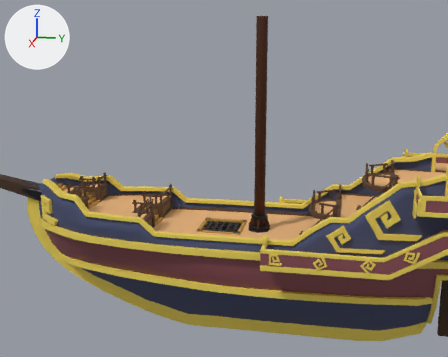
An edit to the Blender file Pirate Ship Series/Series Part 2 - Starting Point/Simple Ship - Part 2 - STARTING POINT.blend, drawn before and after from the same camera.
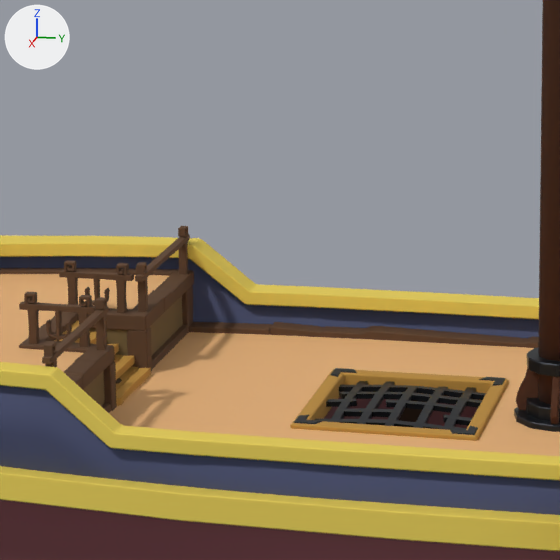
Each version appears first from a 50 mm lens placed at (70.4, 4.9, 25.8), pointed at (-5.7, -10.3, 6.7), and next in a close-up on the part from 28% to 58% of the width and 37% to 74% of the height. Lighting does not change. The marker at upper left points along +X, +Y and +Z.

Names of what the first close-up shows: 'Bands - Side', 'Cargo Hold Hatch', 'Hand Rails', 'Hull (With Window Cutout).001', 'Mast -- Center', 'Ship - Railings', 'Stairs - To Front Middle', 'Story - Main Deck', 'Trim (Floors Corners)'.
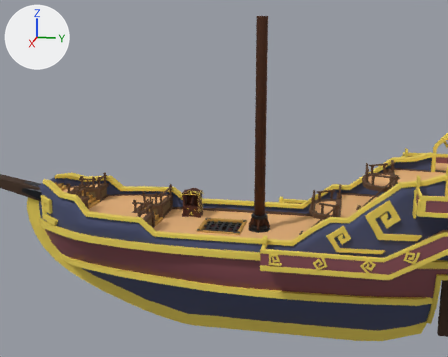
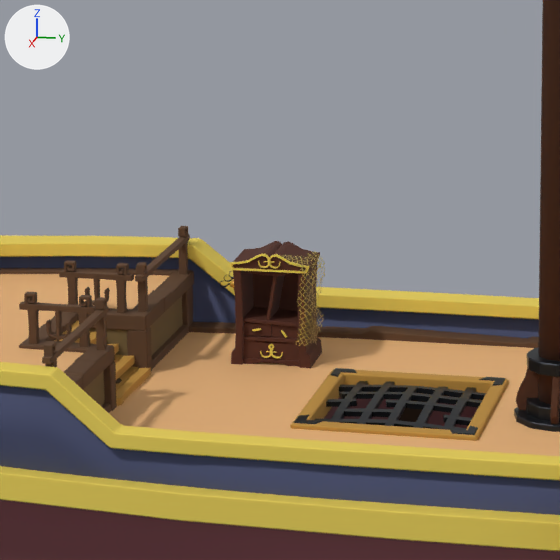
Boxes [x1, y1, x2, y2] around the edits, measured in the close-ups (560 x 560 px):
'Armoire.001', added (brown): after [220, 241, 325, 368]
    faces in mat_armoire_wood (brown #4e2311): [231, 241, 322, 368]
    faces in mat_armoire_rope_net: [280, 251, 325, 346]
    faces in mat_trim___railings (yellow #e7ce56): [229, 253, 309, 273]
'Armoire - Bottom Drawer.001', added (brown): after [243, 341, 299, 361]
    faces in mat_armoire_wood (brown #4e2311): [243, 341, 299, 361]
'Armoire - Left Drawer.001', added: after [244, 322, 272, 336]
    faces in mat_armoire_wood (brown #4e2311): [244, 322, 272, 336]
'Armoire - Right Drawer.001', added: after [272, 325, 298, 339]
    faces in mat_armoire_wood (brown #4e2311): [272, 325, 298, 339]

What changed in the scene script:
```text
Add img_rope_net_png:
    img_rope_net_png = load_image('Rope Net.png', 'Rope Net.png', 1024, 1024, 'sRGB')
Add mat_armoire_wood:
    mat_armoire_wood = principled_material('Armoire Wood')
    mat_armoire_wood.base_color = (0.0756, 0.0165, 0.00553)  # brown #4e2311
    mat_armoire_wood.roughness = 0.79
Add mat_armoire_rope_net:
    mat_armoire_rope_net = bpy.data.materials.new('Armoire Rope Net')
    # uses the picture img_rope_net_png
Add mat_material_001:
    mat_material_001 = principled_material('Material.001')
    mat_material_001.base_color = (0.801, 0.452, 0.075)  # orange #e7b34d
    mat_material_001.metallic = 0.583
    mat_material_001.roughness = 0.167
Add me_plane_054:
    me_plane_054.from_pydata(...)  # 64 vertices, 55 faces; spans x 0.011..0.879, y -0.732..0.543, z 0.854..1.227
    # faces by material slot: [34, 21]
    me_plane_054.materials.append(mat_armoire_wood)  # brown #4e2311
    me_plane_054.materials.append(mat_trim___railings)  # yellow #e7ce56
Add me_plane_053:
    me_plane_053.from_pydata(...)  # 64 vertices, 55 faces; spans x -0.879..-0.011, y -0.732..0.543, z 0.854..1.227
    # faces by material slot: [34, 21]
    me_plane_053.materials.append(mat_armoire_wood)  # brown #4e2311
    me_plane_053.materials.append(mat_trim___railings)  # yellow #e7ce56
Add me_plane_052:
    me_plane_052.from_pydata(...)  # 199 vertices, 164 faces; spans x -0.9..0.9, y -0.74..0.55, z 0.15..0.69
    # faces by material slot: [64, 100]
    me_plane_052.materials.append(mat_armoire_wood)  # brown #4e2311
    me_plane_052.materials.append(mat_trim___railings)  # yellow #e7ce56
Add me_plane_051:
    me_plane_051.from_pydata(...)  # 1012 vertices, 888 faces; spans x -1.61..1.44, y -1.25..0.94, z -0.04..3.46
    # faces by material slot: [280, 260, 144, 147, 57]
    me_plane_051.materials.append(mat_armoire_wood)  # brown #4e2311
    me_plane_051.materials.append(mat_trim___railings)  # yellow #e7ce56
    me_plane_051.materials.append(mat_material_001)  # orange #e7b34d
    me_plane_051.materials.append(mat_steel)  # black #2b2f34
    me_plane_051.materials.append(mat_armoire_rope_net)
Add ob_armoire___right_drawer_001:
    ob_armoire___right_drawer_001 = bpy.data.objects.new('Armoire - Right Drawer.001', me_plane_054)
    ob_armoire___right_drawer_001.location = (-4.27, -14.14, 2.0)
    ob_armoire___right_drawer_001.rotation_euler = (0.0, 0.0, 1.594)  # degrees (0, 0, 91)
    ob_armoire___right_drawer_001.scale = (1.0, 1.0, 1.01)
Add ob_armoire___left_drawer_001:
    ob_armoire___left_drawer_001 = bpy.data.objects.new('Armoire - Left Drawer.001', me_plane_053)
    ob_armoire___left_drawer_001.location = (-4.25, -14.14, 2.03)
    ob_armoire___left_drawer_001.rotation_euler = (0.0, 0.0, 1.594)  # degrees (0, 0, 91)
    ob_armoire___left_drawer_001.scale = (1.0, 1.0, 1.01)
Add ob_armoire___bottom_drawer_001:
    ob_armoire___bottom_drawer_001 = bpy.data.objects.new('Armoire - Bottom Drawer.001', me_plane_052)
    ob_armoire___bottom_drawer_001.location = (-4.27, -14.14, 2.03)
    ob_armoire___bottom_drawer_001.rotation_euler = (0.0, 0.0, 1.594)  # degrees (0, 0, 91)
    ob_armoire___bottom_drawer_001.scale = (1.0, 1.0, 1.02)
Add ob_armoire_001:
    ob_armoire_001 = bpy.data.objects.new('Armoire.001', me_plane_051)
    ob_armoire_001.location = (-4.27, -14.14, 2.03)
    ob_armoire_001.rotation_euler = (0.0, 0.0, 1.594)  # degrees (0, 0, 91)
    ob_armoire_001.scale = (1.0, 1.0, 1.01)
```
